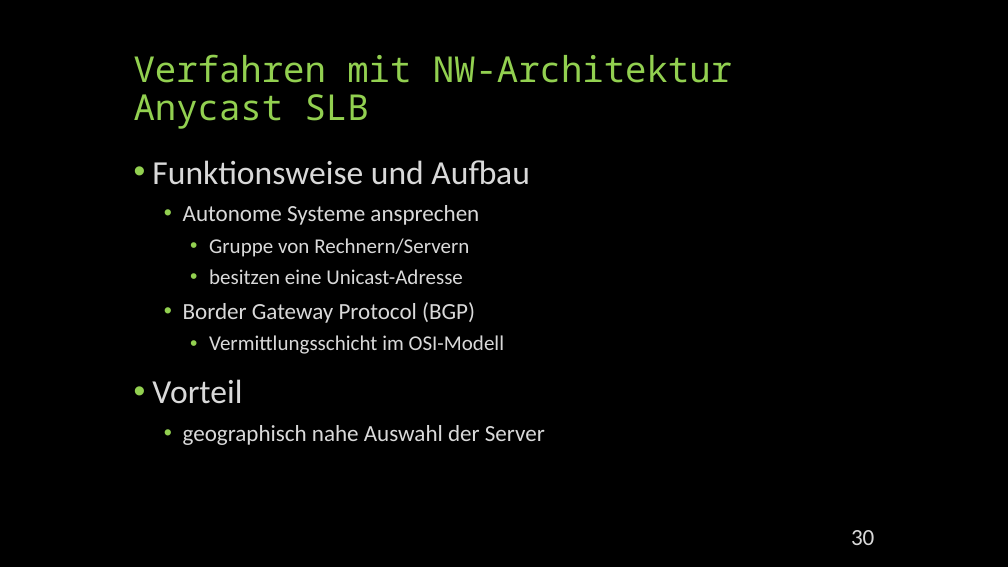
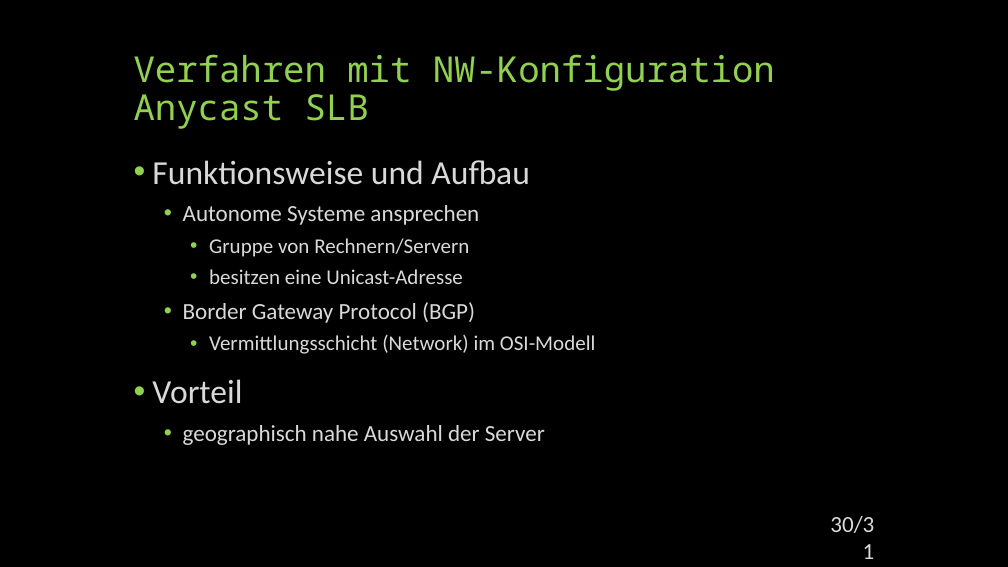
Before and after one commit to mseidl-tgm/1stRow4BHIT, a slide deck: slide 30 of DEZSYS/DEZSYS_LoadBalancing_Präsentation/Load Balancing.pptx. Drawn at 1008x567 pixels with LibreOffice and Linux fonts; fonts in the diff are those of the drawing. Boxes give left, top, right and bottom in pixels: in the first picture for what was removed or moved away, otherwise in the second. Text is boxed around its words. In the diff, an @@ line names an element or a change of style, - is before the commit and + after.

```diff
--- a/DEZSYS/DEZSYS_LoadBalancing_Präsentation/Load Balancing.pptx
+++ b/DEZSYS/DEZSYS_LoadBalancing_Präsentation/Load Balancing.pptx
@@ title at [134, 54, 775, 129]: text changed @@
-Verfahren mit NW-Architektur
-Anycast SLB
+Verfahren mit NW-Konfiguration
+Anycast SLB
@@ text at [209, 335, 595, 354]: text changed @@
-    • Vermittlungsschicht im OSI-Modell
+    • Vermittlungsschicht (Network) im OSI-Modell
@@ page number at [830, 516, 874, 533]: text changed @@
-30
+30/31
```
Also in this commit, not shown: 21 other slides changed, 10 other files.
